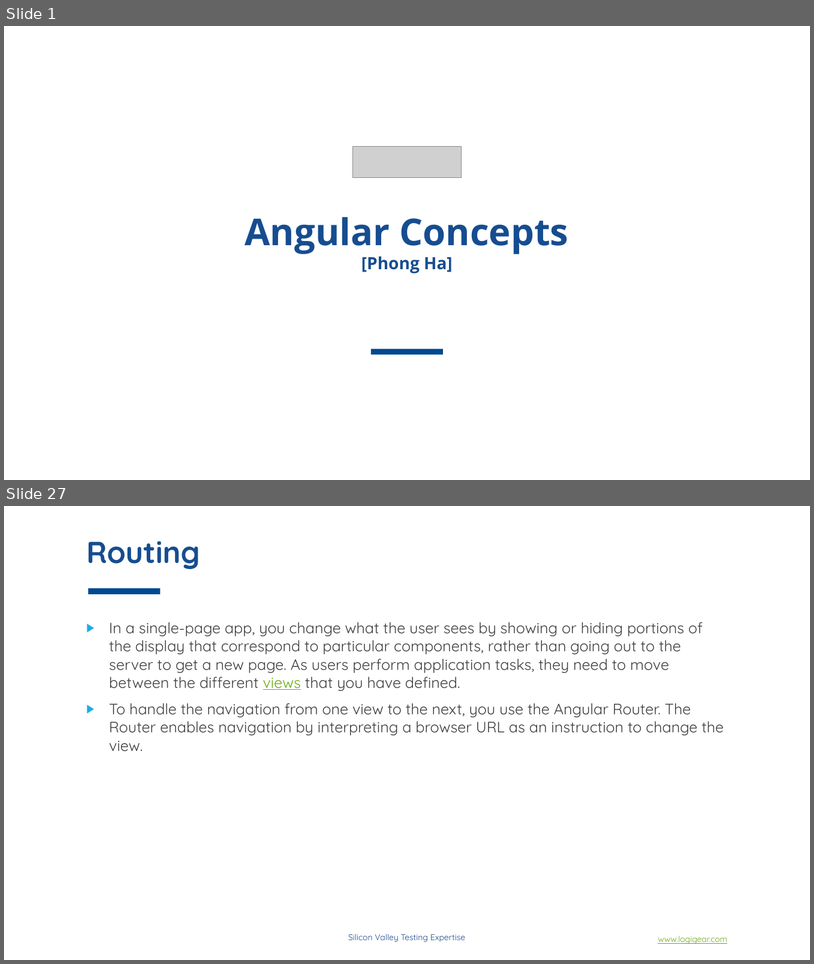
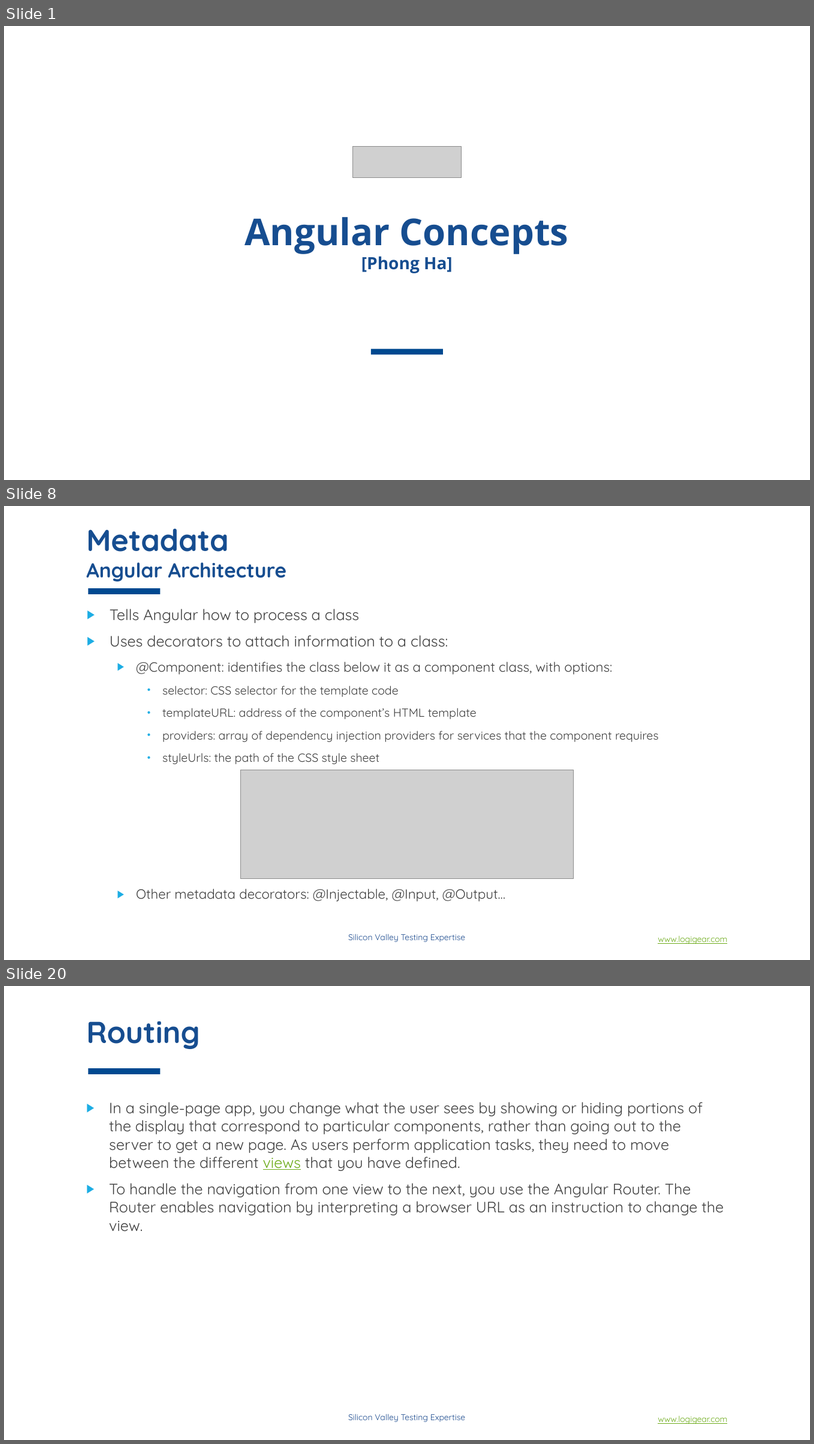
Before and after one commit to phongha1912/spring, a slide deck: doc/material/slides/section_2/Angular concepts.pptx. Shown one above the other, each under a label of ours: slides 1 and 27 before the commit, slides 1, 8 and 20 after it; the slides between them are not shown. The pictures are 814x964 and 814x1444 pixels, drawn with LibreOffice and Linux fonts; fonts in the diff are those of the drawing; grey boxes stand for pictures; background and template pictures are left out. Boxes give left, top, right and bottom in pixels: in the first picture for what was removed or moved away, otherwise in the second. Text is boxed around its words. In the diff, an @@ line names an element or a change of style, - is before the commit and + after.

```diff
--- a/doc/material/slides/section_2/Angular concepts.pptx
+++ b/doc/material/slides/section_2/Angular concepts.pptx
@@ slide 8 added at (x1=4, y1=506, x2=810, y2=960), background #FFFFFF; not listed: 3 template elements that a slide beside it also shows @@
@@ title added at (x1=86, y1=528, x2=287, y2=582), 24 pt, text #164D90, bold @@
+Metadata
+Angular Architecture
@@ text added at (x1=110, y1=609, x2=659, y2=901), 14 pt, text #404040 @@
+▶ Tells Angular how to process a class
+▶ Uses decorators to attach information to a class:
+  ▶ @Component: identifies the class below it as a component class, with options:
+    • selector: CSS selector for the template code
+    • templateURL: address of the component’s HTML template
+    • providers: array of dependency injection providers for services that the component requires
+    • styleUrls: the path of the CSS style sheet
+  ▶ Other metadata decorators: @Injectable, @Input, @Output…
@@ picture added at (x1=240, y1=770, x2=574, y2=879) @@
@@ what was slide 27 is now slide 20 @@
```
Also in this commit, not shown: 7 slides changed, 11 other slides added, 26 slides removed.
